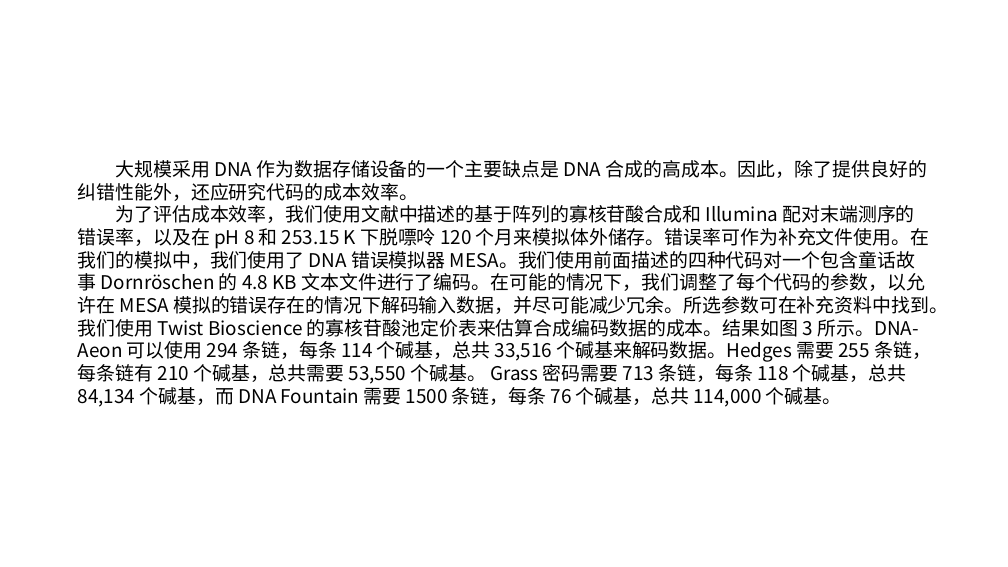
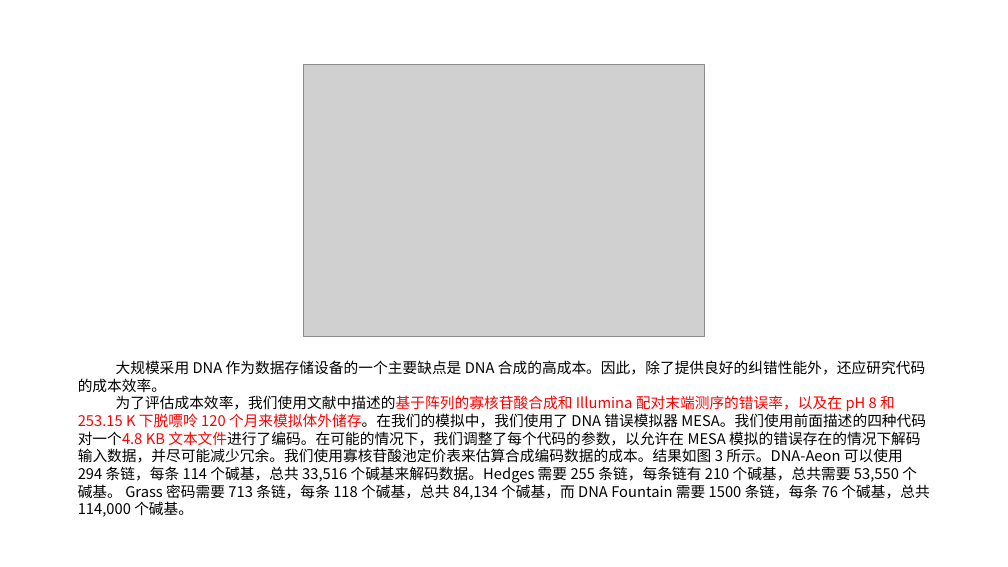
Before and after one commit to Dengminggg/DNA-Storage, a slide deck: slide 8 of DNA-Aeon/DNA-Aeon 为 DNA 存储中的约束遵守和纠错提供灵活的算术编码.pptx (slide 7 before the commit). Drawn at 1008x567 pixels with LibreOffice and Linux fonts; fonts in the diff are those of the drawing; grey boxes stand for pictures. Boxes give left, top, right and bottom in pixels: in the first picture for what was removed or moved away, otherwise in the second. Text is boxed around its words. In the diff, an @@ line names an element or a change of style, - is before the commit and + after.

```diff
--- a/DNA-Aeon/DNA-Aeon 为 DNA 存储中的约束遵守和纠错提供灵活的算术编码.pptx
+++ b/DNA-Aeon/DNA-Aeon 为 DNA 存储中的约束遵守和纠错提供灵活的算术编码.pptx
@@ picture added at [304,64,705,337] @@
@@ text "大规模采用 DNA 作为数据存储设备的一个主要缺点是 DNA 合成的高成本。因此，除了提供良好的纠错性能外，还应研究代码 ...": place and size @@
-text "大规模采用 DNA 作为数据存储设备的一个主要缺点是 DNA 合成的高成本。因此，除了提供良好的纠错性能外，还应研究代码 ..." at [78,160,948,407]
+text "大规模采用 DNA 作为数据存储设备的一个主要缺点是 DNA 合成的高成本。因此，除了提供良好的纠错性能外，还应研究代码 ..." at [78,360,929,517]
@@ text at [78,360,925,392]: size 18 to 14 pt in "大规模采用 DNA 作为数据存储设备的一个主要缺点是 DNA 合成的高成本。因此，除了提供良好的纠错性能外，还应研究代码 ..." @@
@@ text at [78,395,929,517]: text changed; size 18 to 14 pt @@
-为了评估成本效率，我们使用文献中描述的基于阵列的寡核苷酸合成和 Illumina 配对末端测序的错误率，以及在 pH 8 和 253.15 K 下脱嘌呤 120 个月来模拟体外储存。错误率可作为补充文件使用。在我们的模拟中，我们使用了 DNA 错误模拟器 MESA。我们使用前面描述的四种代码对一个包含童话故事 Dornröschen 的 4.8 KB 文本文件进行了编码。在可能的情况下，我们调整了每个代码的参数，以允许在 MESA 模拟的错误存在的情况下解码输入数据，并尽可能减少冗余。所选参数可在补充资料中找到。我们使用 Twist Bioscience 的寡核苷酸池定价表来估算合成编码数据的成本。结果如图 3 所示。DNA-Aeon 可以使用 294 条链，每条 114 个碱基，总共 33,516 个碱基来解码数据。Hedges 需要 255 条链，每条链有 210 个碱基，总共需要 53,550 个碱基。 Grass 密码需要 713 条链，每条 118 个碱基，总共 84,134 个碱基，而 DNA Fountain 需要 1500 条链，每条 76 个碱基，总共 114,000 个碱基。
+为了评估成本效率，我们使用文献中描述的基于阵列的寡核苷酸合成和 Illumina 配对末端测序的错误率，以及在 pH 8 和 253.15 K 下脱嘌呤 120 个月来模拟体外储存。在我们的模拟中，我们使用了 DNA 错误模拟器 MESA。我们使用前面描述的四种代码对一个4.8 KB 文本文件进行了编码。在可能的情况下，我们调整了每个代码的参数，以允许在 MESA 模拟的错误存在的情况下解码输入数据，并尽可能减少冗余。我们使用寡核苷酸池定价表来估算合成编码数据的成本。结果如图 3 所示。DNA-Aeon 可以使用 294 条链，每条 114 个碱基，总共 33,516 个碱基来解码数据。Hedges 需要 255 条链，每条链有 210 个碱基，总共需要 53,550 个碱基。 Grass 密码需要 713 条链，每条 118 个碱基，总共 84,134 个碱基，而 DNA Fountain 需要 1500 条链，每条 76 个碱基，总共 114,000 个碱基。
```
Also in this commit, not shown: 13 other slides changed, 1 slide added, 1 other file.
